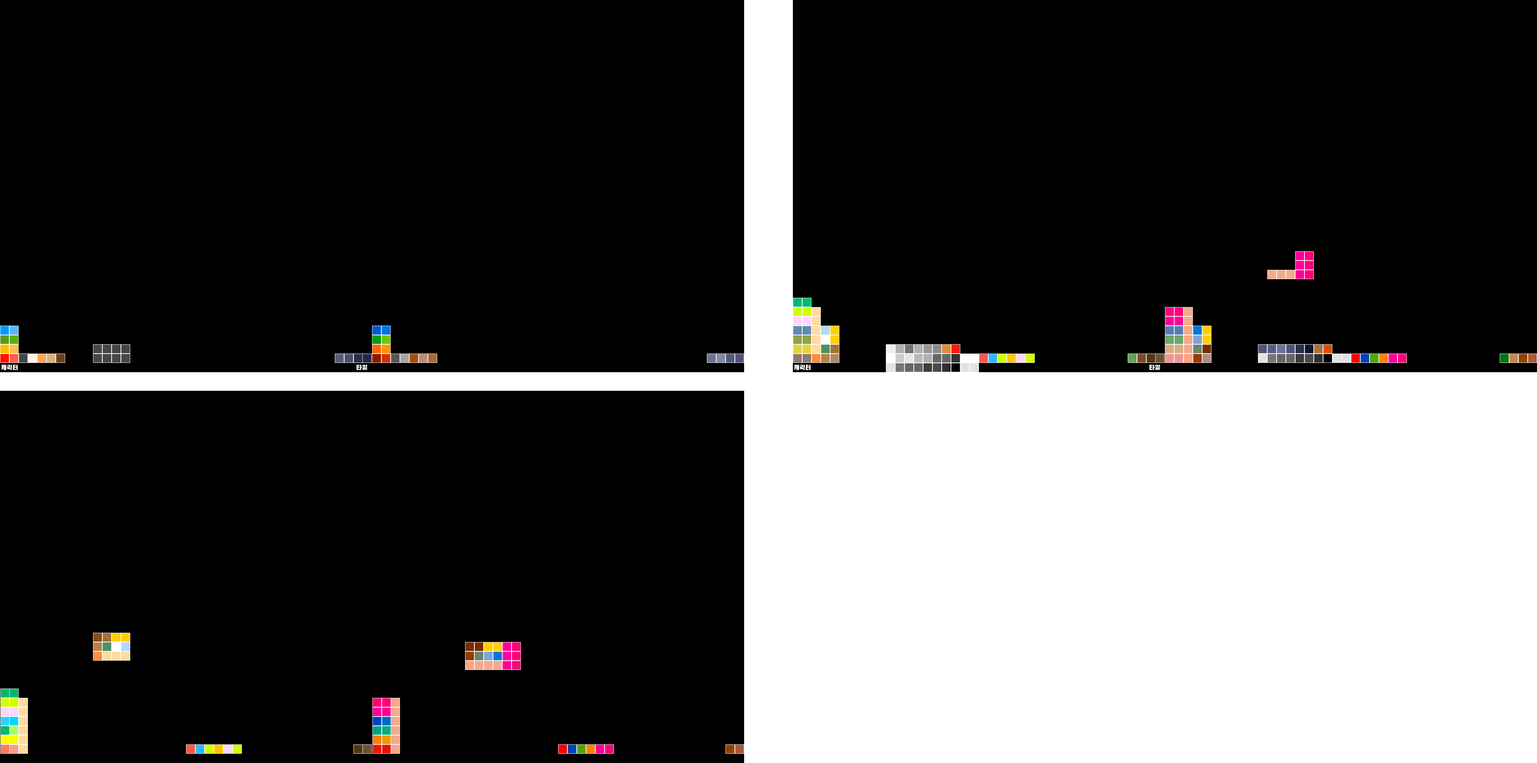
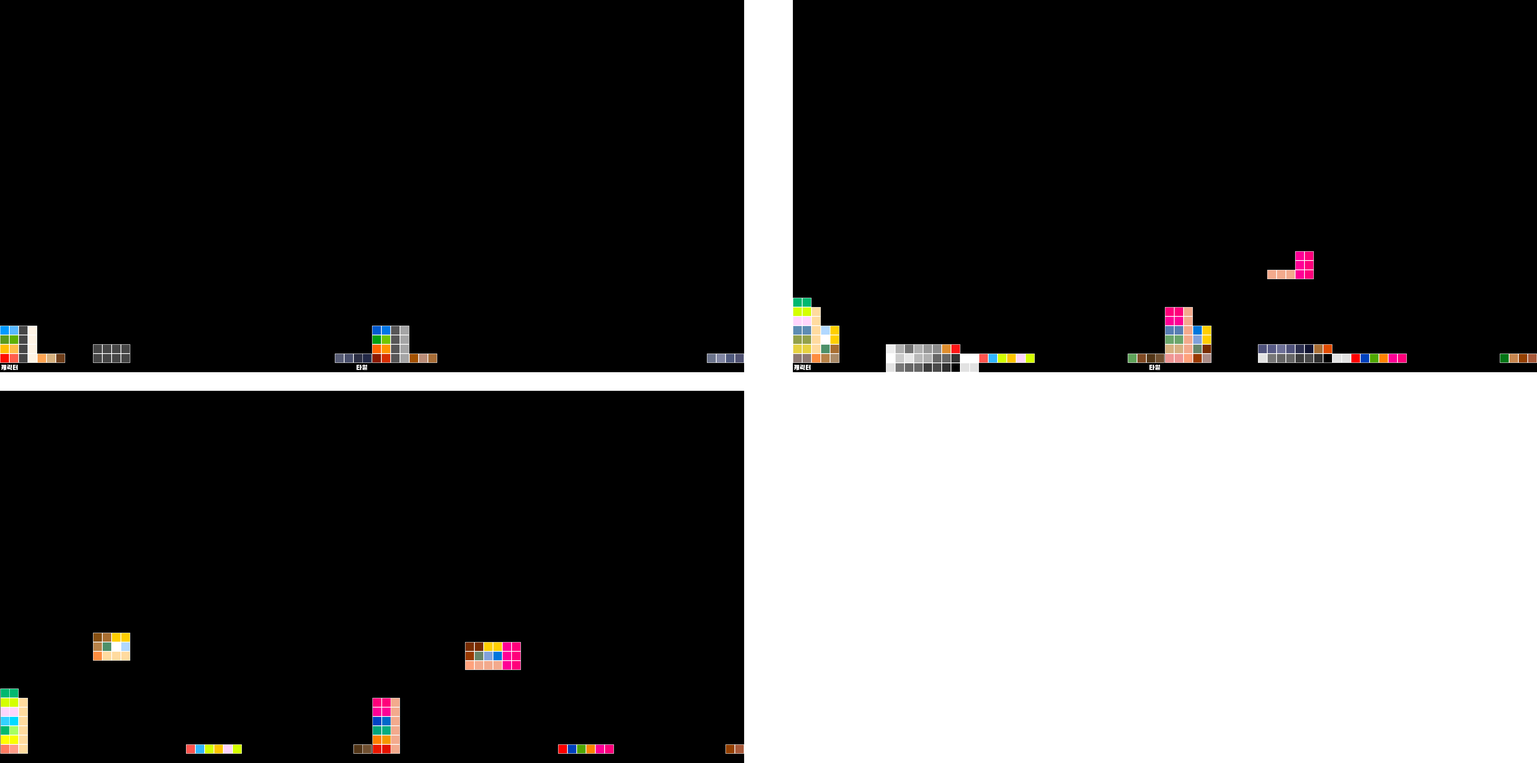
Layered file, before and after one edit (1537x763). Changes by layer:
added layer "사각형 1 copy 17" (1st of 4, in "Block-EM") in group "Block-EM" over bbox(399, 325, 410, 335)
added layer "사각형 1 copy 17" (2nd of 4, in "Block-EM") in group "Block-EM" over bbox(390, 325, 400, 335)
added layer "사각형 1 copy 17" (3rd of 4, in "Block-EM") in group "Block-EM" over bbox(399, 334, 410, 345)
added layer "사각형 1 copy 17" (4th of 4, in "Block-EM") in group "Block-EM" over bbox(390, 334, 400, 345)
added layer "사각형 1 copy 16" (1st of 2, in "Block-EM") in group "Block-EM" over bbox(399, 344, 410, 354)
added layer "사각형 1 copy 16" (2nd of 2, in "Block-EM") in group "Block-EM" over bbox(390, 344, 400, 354)
added layer "사각형 1 copy 15" (1st of 2, in "Block-BM") in group "Block-BM" over bbox(27, 325, 38, 335)
added layer "사각형 1 copy 15" (2nd of 2, in "Block-BM") in group "Block-BM" over bbox(18, 325, 28, 335)
added layer "사각형 1 copy 14" (1st of 2, in "Block-BM") in group "Block-BM" over bbox(27, 334, 38, 345)
added layer "사각형 1 copy 14" (2nd of 2, in "Block-BM") in group "Block-BM" over bbox(18, 334, 28, 345)
added layer "사각형 1 copy 13" (1st of 2, in "Block-BM") in group "Block-BM" over bbox(27, 344, 38, 354)
added layer "사각형 1 copy 13" (2nd of 2, in "Block-BM") in group "Block-BM" over bbox(18, 344, 28, 354)
